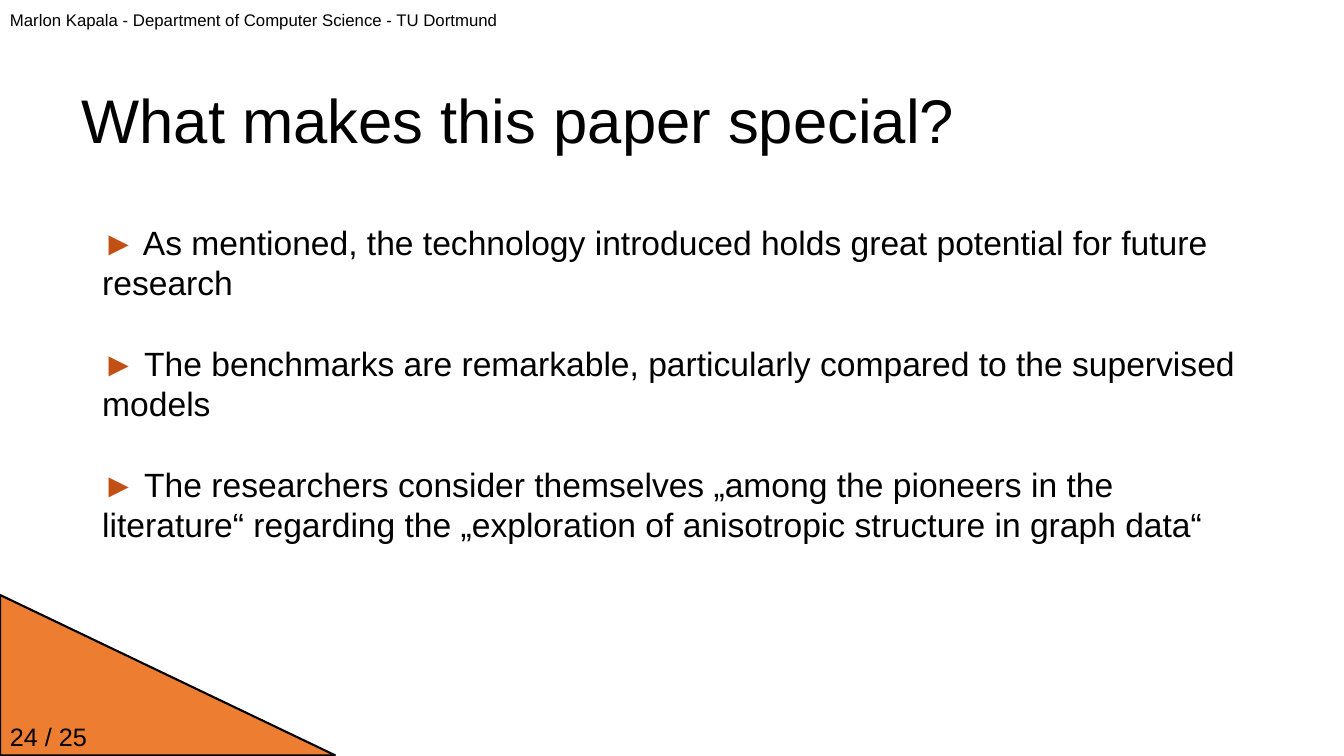
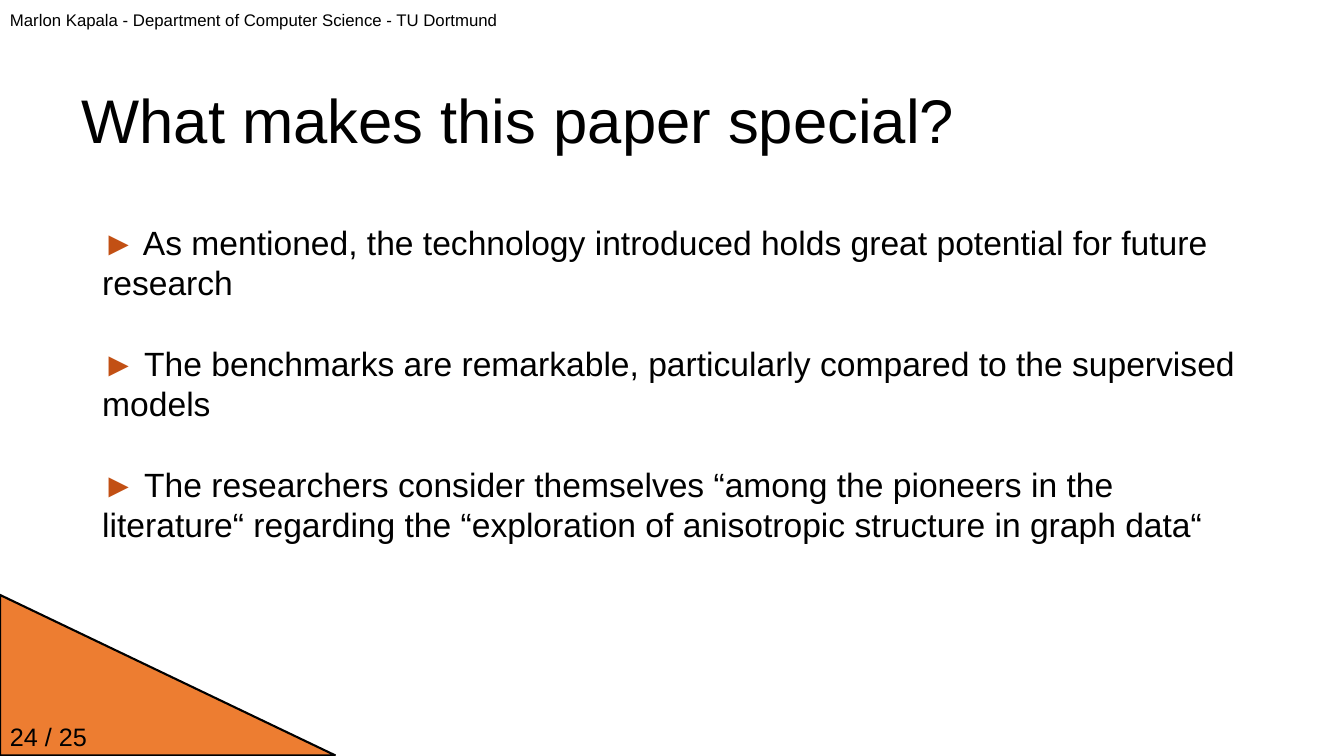
Before and after one commit to JavaLangMarlon/ddm-proseminar-tu-dortmund, a slide deck: slide 24 of DDM_Presentation_Kapala_Marlon.pptx. Drawn at 1344x756 pixels with LibreOffice and Linux fonts; fonts in the diff are those of the drawing; background and template pictures are left out. Boxes give left, top, right and bottom in pixels: in the first picture for what was removed or moved away, otherwise in the second. Text is boxed around its words. In the diff, an @@ line names an element or a change of style, - is before the commit and + after.

Commit message:
grammar fix

```diff
--- a/DDM_Presentation_Kapala_Marlon.pptx
+++ b/DDM_Presentation_Kapala_Marlon.pptx
@@ text at (102, 472, 1202, 544): text changed @@
-► The researchers consider themselves „among the pioneers in the literature“ regarding the „exploration of anisotropic structure in graph data“
+► The researchers consider themselves “among the pioneers in the literature“ regarding the “exploration of anisotropic structure in graph data“
```
